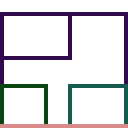
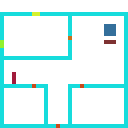
Layer changes from the first 128×128 image to the second:
hid "Ground Objects copy" over <box>0,12,128,128</box>
showed "Ground Objects", painted on it over <box>0,12,128,128</box>
